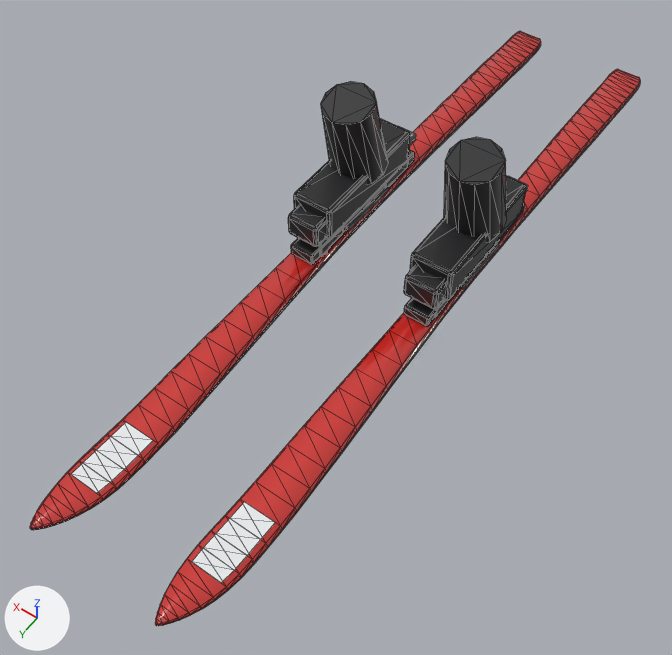
Before and after pictures for a commit that changed the glTF model pwa/models/chough.glb.
Before and after are seen from a 50 mm camera at (-0.725, 2.168, 1.583) aimed at (-0.018, 1.178, 0.027). The lights are fixed; the arrows at lower left show +X, +Y and +Z. The picture after the commit comes second. Mesh edges are drawn as thin lines. Vertices at exactly the same position are counted once.

Names of what the first picture shows: 'machine'.
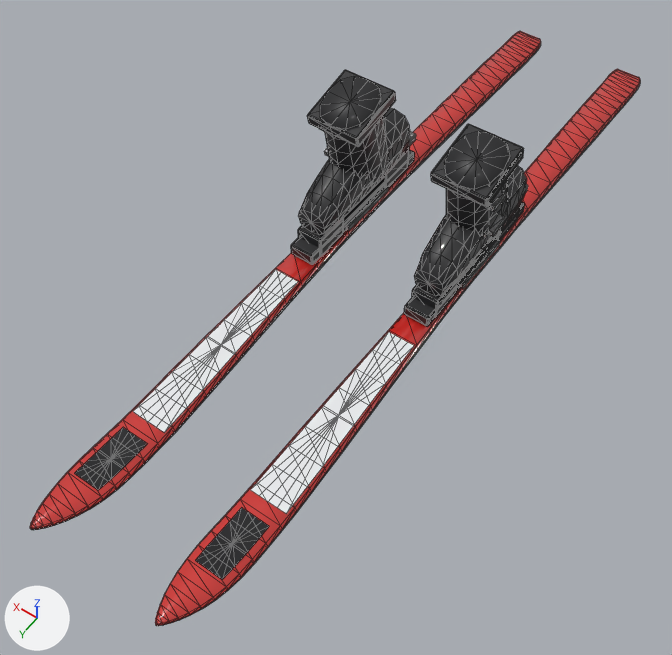
Pixel boxes [x1, y1, x2, y2] of what changed, in the pictures (672 x 655 px; the box of a moved part takes in the faces that stretch with it):
part 1 of me_machine, moved or reshaped (not visible before)
    after: [488, 216, 505, 236]
part 2 of me_machine, moved or reshaped (not visible before)
    after: [489, 190, 506, 212]
part 3 of me_machine, moved or reshaped
    before: [410, 176, 527, 301]
    after: [431, 124, 524, 207]
part 4 of me_machine, moved or reshaped
    before: [294, 118, 410, 239]
    after: [307, 70, 396, 147]
part 5 of me_machine, added
    after: [251, 332, 414, 514]
part 6 of me_machine, added
    after: [133, 269, 298, 433]
part 7 of me_machine, deleted
    before: [404, 267, 446, 309]
part 8 of me_machine, deleted
    before: [288, 206, 326, 247]
part 9 of me_machine, reshaped
    before: [321, 81, 507, 242]
    after: [299, 76, 527, 296]
part 10 of me_machine, moved or reshaped
    before: [71, 422, 275, 583]
    after: [74, 427, 269, 579]

The change in detail:
me_machine is used by ob_machine; location (0.0, 0.0, 0.0).
me_machine had 1406 vertices, 2684 faces and spanned x -0.22..0.22, y 0.0..1.88, z 0.0..0.37.
me_machine now has 1678 vertices, 3172 faces and spans x -0.21..0.21, y 0.0..1.88, z 0.0..0.37.
me_machine part 1: the loose piece of 8 vertices spanning x 0.12..0.18, y 0.88..0.9, z 0.26..0.27 is scaled about its middle by (0.2, 2.2, 1.14), then moved by (-0.36, -0.02, -0.07).
me_machine part 2: the loose piece of 8 vertices spanning x 0.12..0.18, y 0.9..0.92, z 0.14..0.15 is scaled about its middle by (0.2, 2.2, 1.14), then moved by (-0.36, -0.02, 0.14).
me_machine part 3: the loose piece of 56 vertices spanning x -0.2..-0.1, y 0.71..1.03, z 0.09..0.18 is multiplied about its middle by the matrix ((1.355, 0.0, 0.0), (0.0, 0.431, 0.069), (0.0, -0.096, 0.308)), then moved by (0.0, 0.01, 0.2), in mat_panel (black #242427).
me_machine part 4: the loose piece of 56 vertices spanning x 0.1..0.2, y 0.71..1.03, z 0.09..0.18 is multiplied about its middle by the matrix ((1.355, 0.0, 0.0), (0.0, 0.431, 0.069), (0.0, -0.096, 0.308)), then moved by (0.0, 0.01, 0.2), in mat_panel (black #242427).
me_machine part 5: a new loose piece of 17 vertices spanning x -0.19..-0.11, y 1.13..1.58, z 0.02..0.04, in mat_white (white #edeff1).
me_machine part 6: a new loose piece of 17 vertices spanning x 0.11..0.19, y 1.13..1.58, z 0.02..0.04, in mat_white (white #edeff1).
me_machine part 7: the loose piece of 56 vertices spanning x -0.19..-0.11, y 1.02..1.07, z 0.09..0.15 is deleted.
me_machine part 8: the loose piece of 56 vertices spanning x 0.11..0.19, y 1.02..1.07, z 0.09..0.15 is deleted.
me_machine part 9: 56 vertices removed from x -0.22..0.22, y 0.79..0.96, z 0.15..0.37; 360 vertices added at x -0.21..0.21, y 0.71..1.03, z 0.09..0.37.
me_machine part 10: 16 vertices removed from x -0.19..0.19, y 1.6..1.72, z 0.02; 30 vertices added at x -0.18..0.18, y 1.62..1.75, z 0.02..0.03.
Other edits to the shape of me_machine do not show in these pictures.
